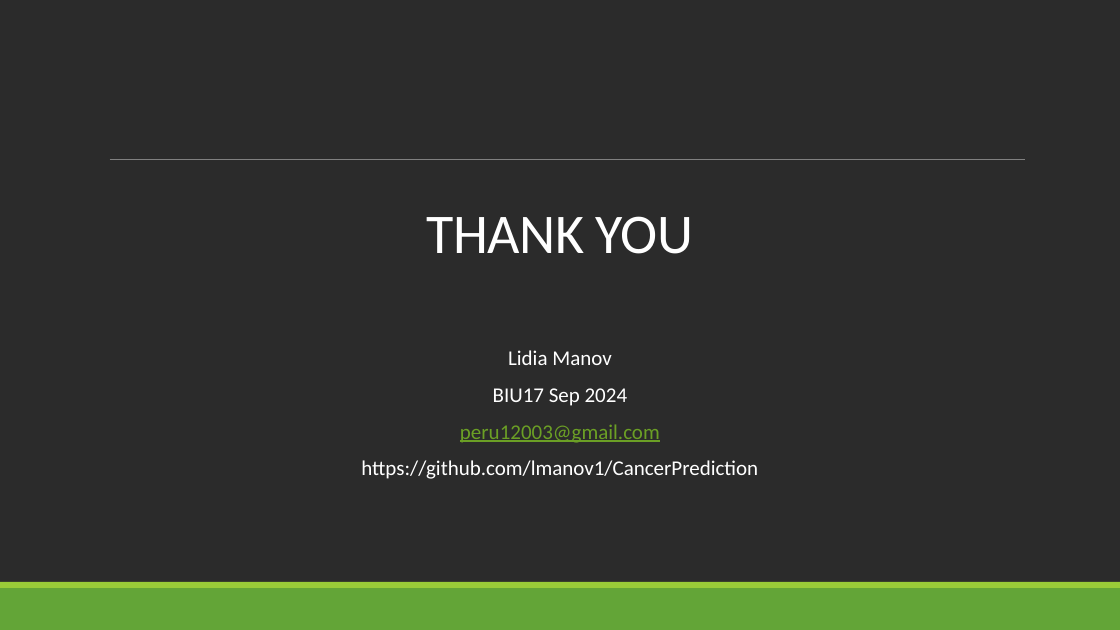
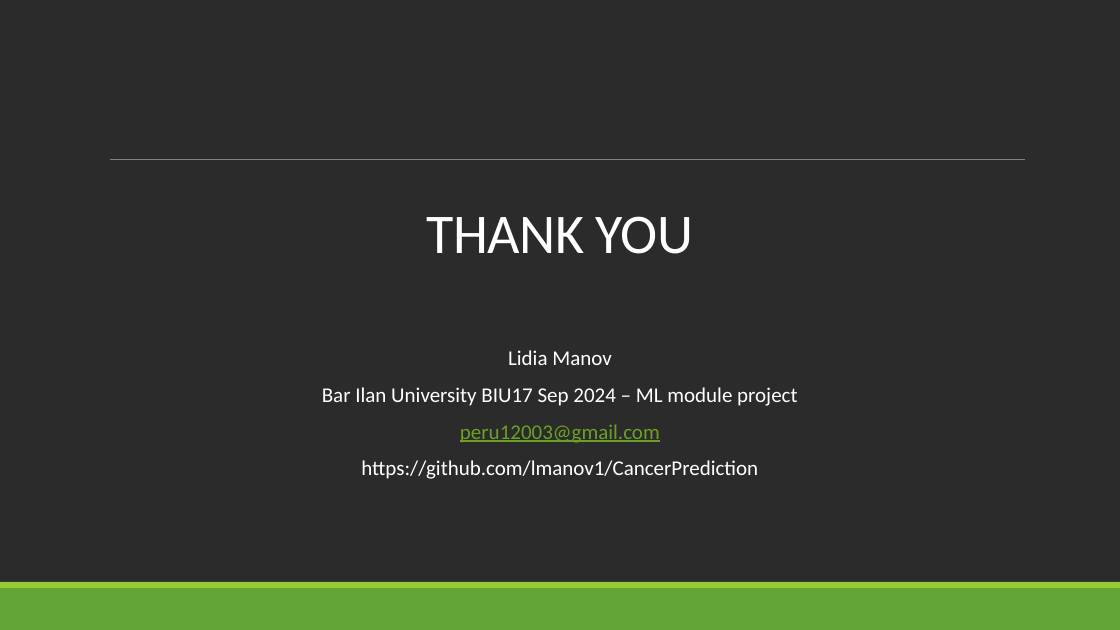
Before and after one commit to lmanov1/CancerPrediction, a slide deck: slide 16 of PROJECT_PRESENTATION.pptx (slide 14 before the commit). Drawn at 1120x630 pixels with LibreOffice and Linux fonts; fonts in the diff are those of the drawing; background and template pictures are left out; a plain dark background stands for a picture behind light text. Boxes give left, top, right and bottom in pixels: in the first picture for what was removed or moved away, otherwise in the second. Text is boxed around its words. In the diff, an @@ line names an element or a change of style, - is before the commit and + after.

```diff
--- a/PROJECT_PRESENTATION.pptx
+++ b/PROJECT_PRESENTATION.pptx
@@ text at (x1=322, y1=387, x2=797, y2=406): text changed @@
-BIU17 Sep 2024
+Bar Ilan University BIU17 Sep 2024 – ML module project
```
Also in this commit, not shown: 9 other slides changed, 2 slides added, 2 other files.
